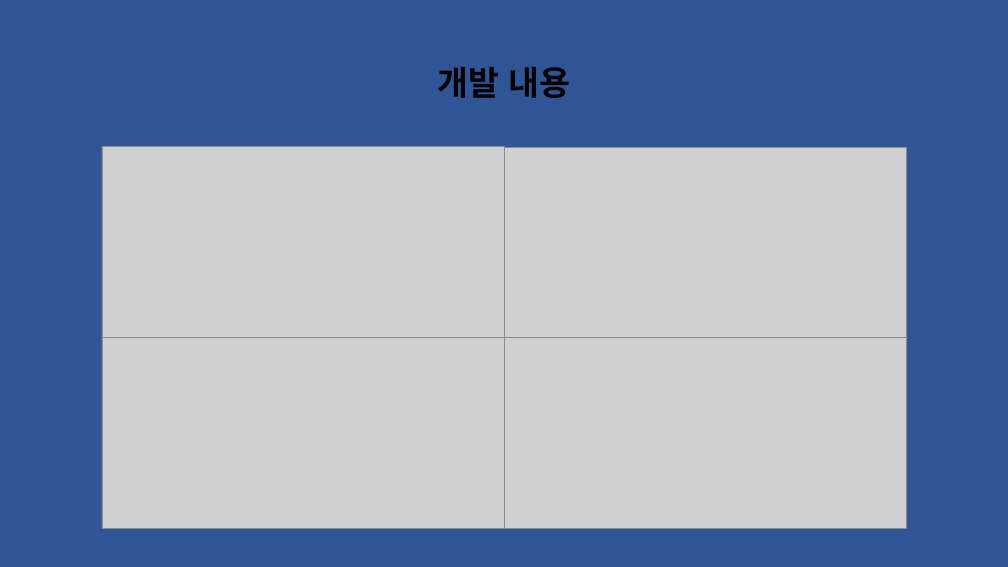
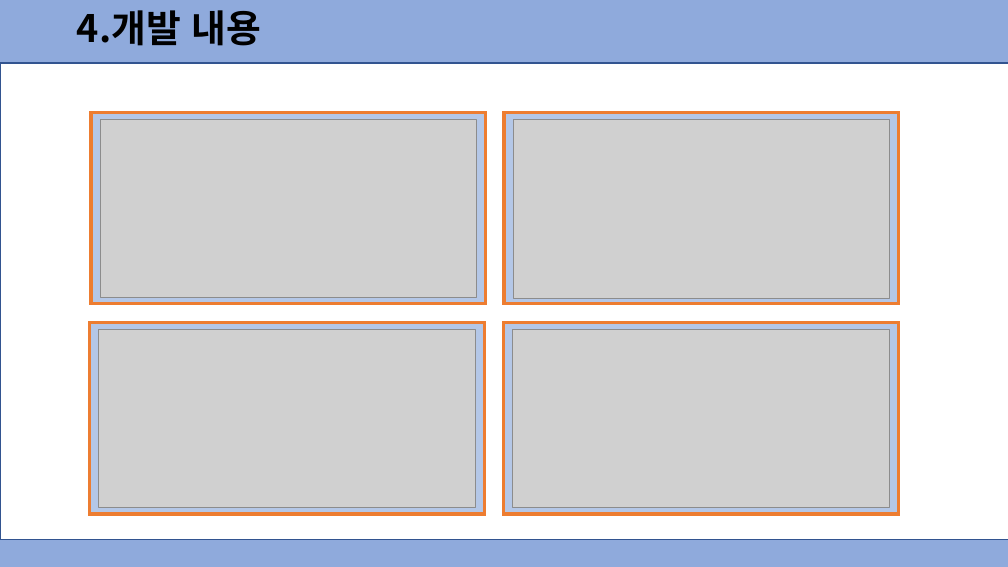
Before and after one commit to dmsdn16/kpu_projects, a slide deck: slide 7 of 2022 졸업작품 중간발표(은우 추가).pptx. Drawn at 1008x567 pixels with LibreOffice and Linux fonts; fonts in the diff are those of the drawing; grey boxes stand for pictures. Boxes give left, top, right and bottom in pixels: in the first picture for what was removed or moved away, otherwise in the second. Text is boxed around its words. In the diff, an @@ line names an element or a change of style, - is before the commit and + after.

```diff
--- a/2022 졸업작품 중간발표(은우 추가).pptx
+++ b/2022 졸업작품 중간발표(은우 추가).pptx
@@ background #2F5597 to #8FAADC @@
@@ text at [77, 10, 262, 46]: text changed; size 32 to 36 pt @@
-개발 내용
+4.개발 내용
@@ rectangle added at [0, 63, 1008, 540], fill #FFFFFF, outline #325491 1 pt @@
@@ rectangle added at [91, 113, 485, 304], fill #B4C7E7, outline #ED7D31 3 pt @@
@@ picture: place and size @@
-picture at [102, 147, 504, 337]
+picture at [100, 119, 476, 297]
@@ rectangle added at [504, 113, 899, 304], fill #B4C7E7, outline #ED7D31 3 pt @@
@@ picture: place and size @@
-picture at [504, 147, 907, 338]
+picture at [513, 119, 889, 298]
@@ rectangle added at [89, 323, 484, 514], fill #B4C7E7, outline #ED7D31 3 pt @@
@@ picture: place and size @@
-picture at [102, 337, 504, 528]
+picture at [98, 329, 475, 507]
@@ rectangle added at [504, 323, 898, 514], fill #B4C7E7, outline #ED7D31 3 pt @@
@@ picture: place and size @@
-picture at [504, 337, 907, 528]
+picture at [513, 329, 889, 507]
```
Also in this commit, not shown: 9 other slides changed, 3 slides added.
